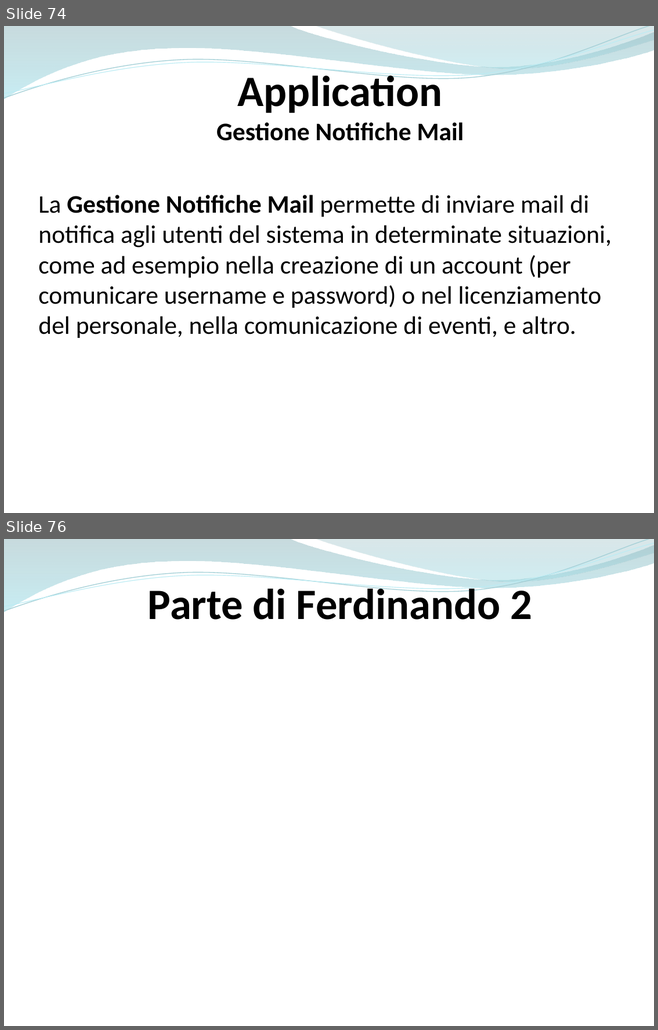
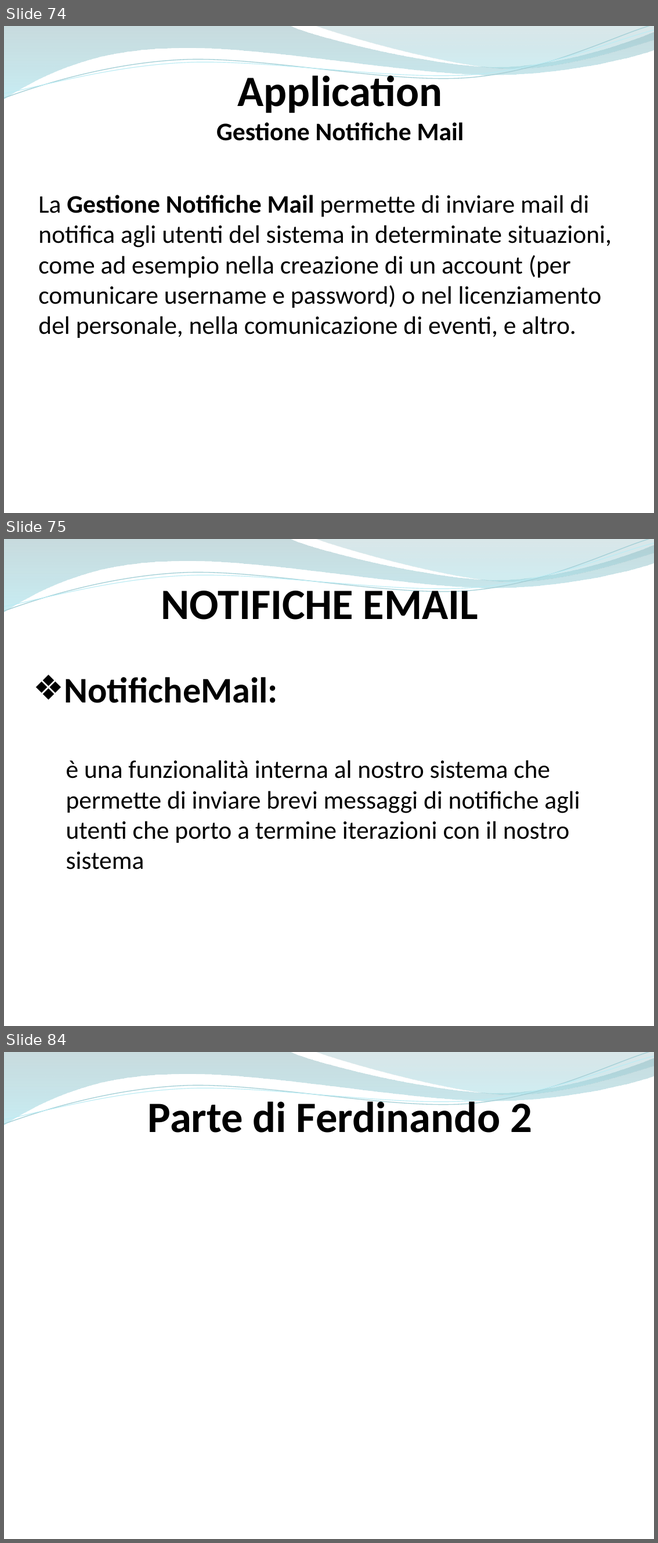
Before and after one commit to ammirate/at-silo, a slide deck: Presentazione/Atsilo1/[BOZZA] Atsilo_A_PresentazioneFinale copia.pptx. Shown one above the other, each under a label of ours: slides 74 and 76 before the commit, slides 74, 75 and 84 after it; the slides between them are not shown. The pictures are 658x1030 and 658x1543 pixels, drawn with LibreOffice and Linux fonts; fonts in the diff are those of the drawing. Boxes give left, top, right and bottom in pixels: in the first picture for what was removed or moved away, otherwise in the second. Text is boxed around its words. In the diff, an @@ line names an element or a change of style, - is before the commit and + after.

```diff
--- a/Presentazione/Atsilo1/[BOZZA] Atsilo_A_PresentazioneFinale copia.pptx
+++ b/Presentazione/Atsilo1/[BOZZA] Atsilo_A_PresentazioneFinale copia.pptx
@@ slide 75 added at (4, 539, 654, 1026), background #FFFFFF; not listed: 4 template elements that a slide beside it also shows @@
@@ text added at (161, 583, 478, 620), 48 pt, text #000000, bold @@
+NOTIFICHE EMAIL
@@ text added at (64, 677, 579, 870), 28 pt, text #000000 @@
+❖ NotificheMail:
+  è una funzionalità interna al nostro sistema che permette di inviare brevi messaggi di notifiche agli utenti che porto a termine iterazioni con il nostro sistema
@@ what was slide 76 is now slide 84 @@
```
Also in this commit, not shown: 8 other slides added, 1 slide removed, 1 other file.
